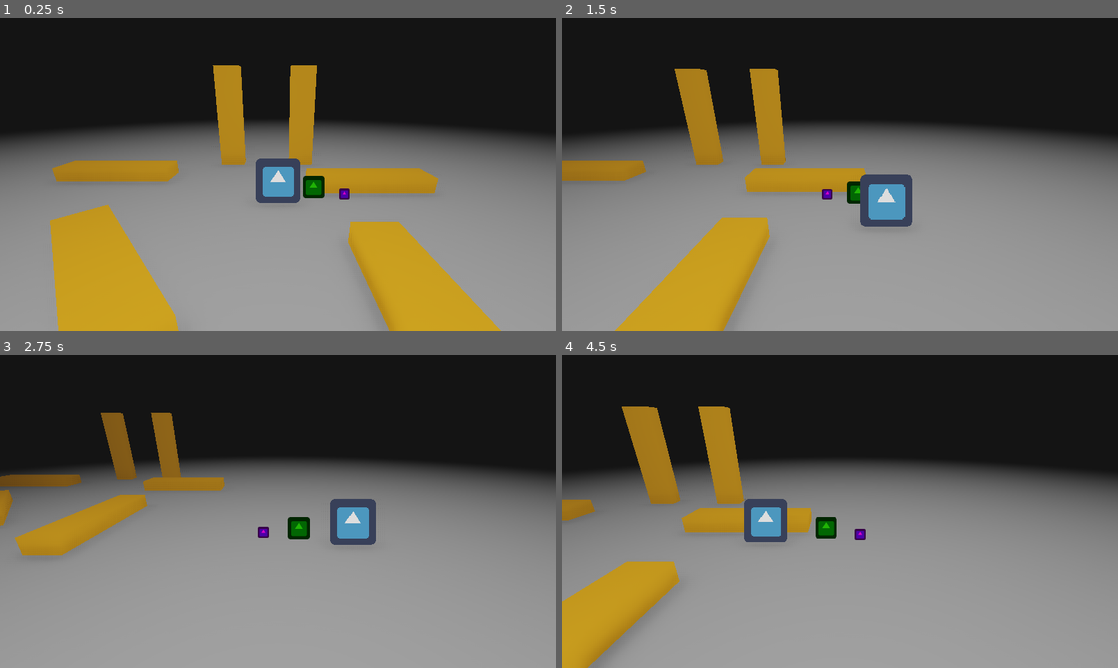
Above: before the commit, frames 1-4 (two rows, left to right).
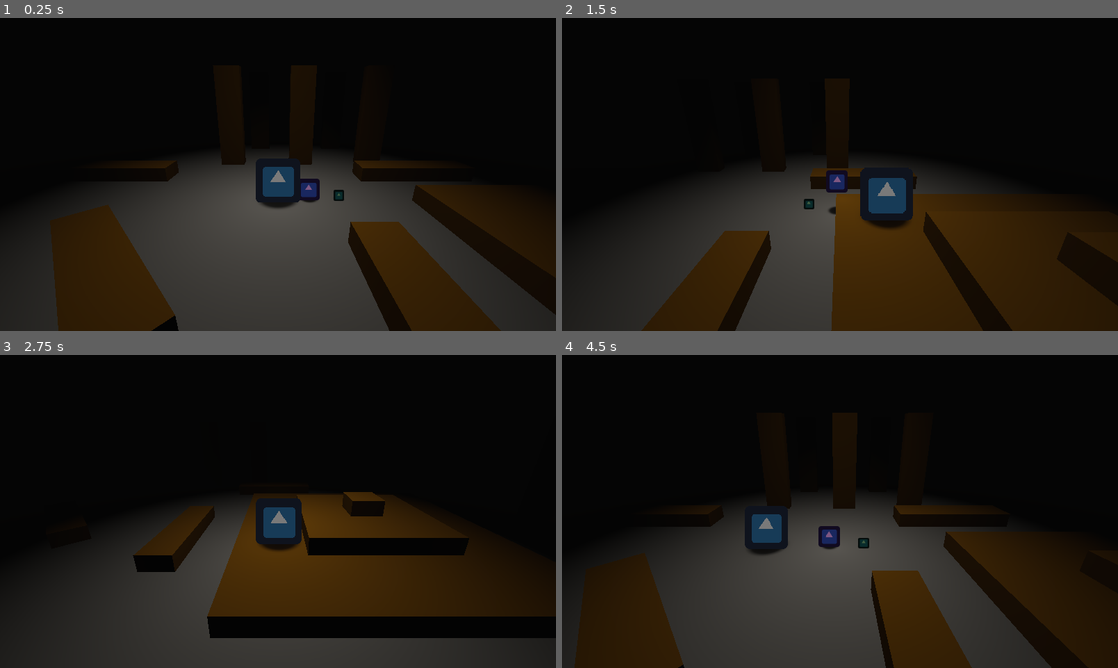
Above: after the commit, the same moments.

Repository: sundowns/github-gameoff-2021
Game: Godot game, scene res://Game.tscn
The game is run twice, just before and just after one commit, with the same random seed, the same clock (stepped at 60 frames per second) and the same inputs. The engine's default icon, where the game draws it, is replaced by a stand-in: a white triangle on a blue panel in a dark square.
Inputs:
- Up to frame 1 (0.25 s): no input
- Up to frame 2 (1.5 s): tap Enter at 0.5 s; hold Right (ui_right) 0.53-1.28 s; tap Space (jump) at 0.77 s; hold Down (ui_down) from 1.28 s (still down)
- Up to frame 3 (2.75 s): tap Space (jump) at 1.52 s; release Down (ui_down) at 2.03 s; hold Right (ui_right) from 2.03 s (still down)
- Up to frame 4 (4.5 s): release Right (ui_right) at 2.78 s; hold Up (ui_up) 2.78-3.53 s; tap Space (jump) at 3.02, 3.77 s; hold Left (ui_left) from 3.53 s (still down)

The runs differ from the first frame. In frame 1, 67% of the frame differs, in the area x 0-100%, y 15-100%; in frame 2, 67%; in frame 3, 67%; in frame 4, 67%.

Commit message:
companions, offset followers (script to follow an entity), shadows, some lighting

Diff:
--- a/Game.tscn
+++ b/Game.tscn
@@ -1,18 +1,40 @@
-[gd_scene load_steps=10 format=2]
+[gd_scene load_steps=17 format=2]
 
 [ext_resource path="res://player/Player.tscn" type="PackedScene" id=1]
 [ext_resource path="res://world/Wall.tscn" type="PackedScene" id=2]
 [ext_resource path="res://world/game_world_environment.tres" type="Environment" id=3]
-[ext_resource path="res://Camera.gd" type="Script" id=4]
+[ext_resource path="res://entities/OffsetFollower.gd" type="Script" id=4]
 [ext_resource path="res://world/Floor.tscn" type="PackedScene" id=5]
 [ext_resource path="res://entities/TinyTimmy.tscn" type="PackedScene" id=6]
 [ext_resource path="res://entities/LilJimmy.tscn" type="PackedScene" id=7]
 
-[sub_resource type="BoxShape" id=4]
+[sub_resource type="BoxShape" id=1]
 extents = Vector3( 100, 40, 1 )
 
-[sub_resource type="PlaneMesh" id=5]
+[sub_resource type="PlaneMesh" id=2]
 size = Vector2( 5000, 150 )
+
+[sub_resource type="CubeMesh" id=3]
+size = Vector3( 8, 0.5, 8 )
+
+[sub_resource type="SpatialMaterial" id=4]
+vertex_color_use_as_albedo = true
+albedo_color = Color( 1, 0.705882, 0.14902, 1 )
+
+[sub_resource type="BoxShape" id=6]
+extents = Vector3( 4, 0.25, 4 )
+
+[sub_resource type="CubeMesh" id=9]
+size = Vector3( 4, 0.5, 4 )
+
+[sub_resource type="BoxShape" id=8]
+extents = Vector3( 2, 0.25, 2 )
+
+[sub_resource type="CubeMesh" id=7]
+size = Vector3( 1, 0.5, 1 )
+
+[sub_resource type="BoxShape" id=10]
+extents = Vector3( 0.5, 0.25, 0.5 )
 
 [node name="World" type="Spatial"]
 
@@ -39,6 +61,20 @@
 transform = Transform( 1, 0, 0, 0, 1, 0, 0, 0, 1, 2, 0, 0 )
 follow_target_path = NodePath("../Player")
 
+[node name="Lights" type="Node" parent="."]
+
+[node name="SpotLight" type="SpotLight" parent="Lights"]
+transform = Transform( 1, 0, 0, 0, -4.37114e-08, 1, 0, -1, -4.37114e-08, 0, 15, 0 )
+light_color = Color( 1, 0.972549, 0.92549, 1 )
+spot_range = 36.8
+spot_attenuation = 4.14104
+spot_angle = 27.7
+spot_angle_attenuation = 0.353553
+script = ExtResource( 4 )
+follow_target_path = NodePath("../../Entities/Player")
+smooth_speed = 3.0
+offset = Vector3( 0, 15, 0 )
+
 [node name="StaticObjects" type="Spatial" parent="."]
 
 [node name="Floor" parent="StaticObjects" instance=ExtResource( 5 )]
@@ -59,18 +95,18 @@
 }
 
 [node name="CollisionShape" type="CollisionShape" parent="StaticObjects/FrontWall"]
-shape = SubResource( 4 )
+shape = SubResource( 1 )
 
 [node name="Background" type="MeshInstance" parent="StaticObjects"]
 transform = Transform( 1, 0, 0, 0, -4.37114e-08, -1, 0, 1, -4.37114e-08, 0, 0, -52 )
-mesh = SubResource( 5 )
+mesh = SubResource( 2 )
 material/0 = null
 __meta__ = {
 "_edit_lock_": true
 }
 
 [node name="Wall" parent="StaticObjects" instance=ExtResource( 2 )]
-transform = Transform( 1, 0, 0, 0, 1, 0, 0, 0, 1, 3, 0, -1 )
+transform = Transform( 1, 0, 0, 0, 1, 0, 0, 0, 1, 5, 0, -2 )
 
 [node name="Wall5" parent="StaticObjects" instance=ExtResource( 2 )]
 transform = Transform( 1.91069e-15, 4.37114e-08, 1, 1, -4.37114e-08, 0, 4.37114e-08, 1, -4.37114e-08, -2, 2, -4 )
@@ -78,17 +114,65 @@
 [node name="Wall6" parent="StaticObjects" instance=ExtResource( 2 )]
 transform = Transform( 1.91069e-15, 4.37114e-08, 1, 1, -4.37114e-08, 0, 4.37114e-08, 1, -4.37114e-08, 1, 2, -4 )
 
+[node name="Wall8" parent="StaticObjects" instance=ExtResource( 2 )]
+transform = Transform( 1.91069e-15, 4.37114e-08, 1, 1, -4.37114e-08, 0, 4.37114e-08, 1, -4.37114e-08, 4, 2, -4 )
+
+[node name="Wall9" parent="StaticObjects" instance=ExtResource( 2 )]
+transform = Transform( 1.91069e-15, 4.37114e-08, 1, 1, -4.37114e-08, 0, 4.37114e-08, 1, -4.37114e-08, 3, 2, -7 )
+
+[node name="Wall10" parent="StaticObjects" instance=ExtResource( 2 )]
+transform = Transform( 1.91069e-15, 4.37114e-08, 1, 1, -4.37114e-08, 0, 4.37114e-08, 1, -4.37114e-08, -1, 2, -7 )
+
+[node name="Wall11" parent="StaticObjects" instance=ExtResource( 2 )]
+transform = Transform( 1.91069e-15, 4.37114e-08, 1, 1, -4.37114e-08, 0, 4.37114e-08, 1, -4.37114e-08, 16, 2, 2 )
+
 [node name="Wall2" parent="StaticObjects" instance=ExtResource( 2 )]
 transform = Transform( 1, 0, 0, 0, 1, 0, 0, 0, 1, -6, 0, -2 )
-
-[node name="Wall7" parent="StaticObjects" instance=ExtResource( 2 )]
-transform = Transform( -0.965926, -0.258819, -8.44439e-08, -0.258819, 0.965926, 2.26267e-08, 7.57103e-08, 4.37114e-08, -1, -10, 0, 2 )
-
-[node name="Wall8" parent="StaticObjects" instance=ExtResource( 2 )]
-transform = Transform( -0.965926, -0.258819, -8.44439e-08, -0.258819, 0.965926, 2.26267e-08, 7.57103e-08, 4.37114e-08, -1, -10, 0, 1 )
 
 [node name="Wall3" parent="StaticObjects" instance=ExtResource( 2 )]
 transform = Transform( -0.707107, 0, 0.707107, 0, 1, 0, -0.707107, 0, -0.707107, -3, 0, 3 )
 
+[node name="Wall12" parent="StaticObjects" instance=ExtResource( 2 )]
+transform = Transform( -0.707107, 0, 0.707107, 0, 1, 0, -0.707107, 0, -0.707107, 7, 0, 13 )
+
 [node name="Wall4" parent="StaticObjects" instance=ExtResource( 2 )]
 transform = Transform( -5.96046e-08, 0, 1, 0, 1, 0, -1, 0, -5.96046e-08, 2, 0, 4 )
+
+[node name="Wall7" type="StaticBody" parent="StaticObjects"]
+transform = Transform( -5.96046e-08, 0, 1, 0, 1, 0, -1, 0, -5.96046e-08, 8, 0, 4 )
+collision_mask = 0
+
+[node name="MeshInstance" type="MeshInstance" parent="StaticObjects/Wall7"]
+transform = Transform( 1, 0, 0, 0, 1, 0, 0, 0, 1, 0, 0.25, 0 )
+mesh = SubResource( 3 )
+material/0 = SubResource( 4 )
+
+[node name="CollisionShape" type="CollisionShape" parent="StaticObjects/Wall7"]
+transform = Transform( 1, 0, 0, 0, 1, 0, 0, 0, 1, 0, 0.25, 0 )
+shape = SubResource( 6 )
+
+[node name="Wall13" type="StaticBody" parent="StaticObjects"]
+transform = Transform( -5.96046e-08, 0, 1, 0, 1, 0, -1, 0, -5.96046e-08, 8, 0.5, 4 )
+collision_mask = 0
+
+[node name="MeshInstance" type="MeshInstance" parent="StaticObjects/Wall13"]
+transform = Transform( 1, 0, 0, 0, 1, 0, 0, 0, 1, 0, 0.25, 0 )
+mesh = SubResource( 9 )
+material/0 = SubResource( 4 )
+
+[node name="CollisionShape" type="CollisionShape" parent="StaticObjects/Wall13"]
+transform = Transform( 1, 0, 0, 0, 1, 0, 0, 0, 1, 0, 0.25, 0 )
+shape = SubResource( 8 )
+
+[node name="Wall14" type="StaticBody" parent="StaticObjects"]
+transform = Transform( -5.96046e-08, 0, 1, 0, 1, 0, -1, 0, -5.96046e-08, 8, 1, 4 )
+collision_mask = 0
+
+[node name="MeshInstance" type="MeshInstance" parent="StaticObjects/Wall14"]
+transform = Transform( 1, 0, 0, 0, 1, 0, 0, 0, 1, 0, 0.25, 0 )
+mesh = SubResource( 7 )
+material/0 = SubResource( 4 )
+
+[node name="CollisionShape" type="CollisionShape" parent="StaticObjects/Wall14"]
+transform = Transform( 1, 0, 0, 0, 1, 0, 0, 0, 1, 0, 0.25, 0 )
+shape = SubResource( 10 )
--- a/entities/Companion.gd
+++ b/entities/Companion.gd
@@ -30,7 +30,7 @@
 	if not is_on_floor():
 		velocity_y -= gravity * delta
 	if follow_target and is_following:
-		look_at(Vector3(follow_target.global_transform.origin.x, 0.5, follow_target.global_transform.origin.z), FLOOR_NORMAL)
+		look_at(Vector3(follow_target.global_transform.origin.x, global_transform.origin.y, follow_target.global_transform.origin.z), FLOOR_NORMAL)
 		move_to_target(delta)
 	if is_on_floor() or is_on_ceiling():
 		velocity_y = 0.0
--- a/entities/Companion.tscn
+++ b/entities/Companion.tscn
@@ -1,7 +1,8 @@
-[gd_scene load_steps=4 format=2]
+[gd_scene load_steps=5 format=2]
 
 [ext_resource path="res://entities/Companion.gd" type="Script" id=1]
 [ext_resource path="res://icon.png" type="Texture" id=2]
+[ext_resource path="res://entities/components/Shadow.tscn" type="PackedScene" id=3]
 
 [sub_resource type="BoxShape" id=1]
 extents = Vector3( 0.35, 0.25, 0.3 )
@@ -29,3 +30,6 @@
 transform = Transform( 1, 0, 0, 0, 1, 0, 0, 0, 1, 0, 0.255799, 0 )
 enabled = true
 cast_to = Vector3( 0, 0, -0.5 )
+
+[node name="Shadow" parent="." instance=ExtResource( 3 )]
+transform = Transform( 0.5, 0, 0, 0, -2.18557e-08, -1, 0, 0.5, -4.37114e-08, 0, 0, 0 )
--- a/entities/LilJimmy.tscn
+++ b/entities/LilJimmy.tscn
@@ -6,4 +6,7 @@
 follow_target_path = NodePath("../Companion/Player")
 
 [node name="Sprite3D" parent="." index="1"]
-modulate = Color( 0.129412, 0.682353, 0.027451, 1 )
+modulate = Color( 0.45098, 0.313726, 0.462745, 1 )
+
+[node name="Shadow" parent="." index="4"]
+transform = Transform( 0.15, 0, 0, 0, -6.55671e-09, -1, 0, 0.15, -4.37114e-08, 0, 0, 0 )
--- a/Camera.gd
+++ b/entities/OffsetFollower.gd
@@ -1,14 +1,16 @@
-extends Camera
+extends Spatial
+class_name OffsetFollower
 
 # Extended from https://github.com/AhmedHamdi1234/Smooth-Camera-Follow-Godot-Demo/blob/main/Scripts/Camera_Follow.gd
 
-export var follow_target_path: NodePath = "Player"
+export(NodePath) var follow_target_path: NodePath = "Player"
 onready var target: Node
 export var smooth_speed: float
 export var offset: Vector3
 
 func _ready():
 	set_follow_target(get_node(follow_target_path))
+	print(target)
 
 func set_follow_target(_target: Node):
 	target = _target
--- a/entities/TinyTimmy.tscn
+++ b/entities/TinyTimmy.tscn
@@ -6,7 +6,6 @@
 extents = Vector3( 0.175, 0.225, 0.175 )
 
 [node name="TinyTimmy" instance=ExtResource( 1 )]
-collision_layer = 4
 follow_target_path = NodePath("../Companion/Player")
 
 [node name="CollisionShape" parent="." index="0"]
@@ -15,5 +14,8 @@
 
 [node name="Sprite3D" parent="." index="1"]
 transform = Transform( 1, 0, 0, 0, 1, 0, 0, 0, 1, 0, 0.15, 0 )
-modulate = Color( 1, 0, 0.843137, 1 )
+modulate = Color( 0.25098, 0.341176, 0.243137, 1 )
 pixel_size = 0.005
+
+[node name="Shadow" parent="." index="4"]
+transform = Transform( 0.08, 0, 0, 0, -3.49691e-09, -1, 0, 0.08, -4.37114e-08, 0, 0, 0 )
--- /dev/null
+++ b/entities/components/Shadow.tscn
@@ -0,0 +1,17 @@
+[gd_scene load_steps=3 format=2]
+
+[ext_resource path="res://sprites/shadow.png" type="Texture" id=1]
+[ext_resource path="res://player/Shadow.gd" type="Script" id=2]
+
+[node name="Shadow" type="Sprite3D"]
+transform = Transform( 1, 0, 0, 0, -4.37114e-08, -1, 0, 1, -4.37114e-08, 0, 0, 0 )
+cast_shadow = 0
+shaded = true
+alpha_cut = 2
+texture = ExtResource( 1 )
+script = ExtResource( 2 )
+
+[node name="RayCast" type="RayCast" parent="."]
+transform = Transform( 1, 0, 0, 0, 1, 0, 0, 0, 1, 0, -5.51025e-08, -1.2606 )
+enabled = true
+cast_to = Vector3( 0, 0, 100 )
--- a/player/Player.tscn
+++ b/player/Player.tscn
@@ -1,7 +1,8 @@
-[gd_scene load_steps=4 format=2]
+[gd_scene load_steps=5 format=2]
 
 [ext_resource path="res://icon.png" type="Texture" id=1]
 [ext_resource path="res://player/Player.gd" type="Script" id=2]
+[ext_resource path="res://entities/components/Shadow.tscn" type="PackedScene" id=3]
 
 [sub_resource type="BoxShape" id=1]
 extents = Vector3( 0.75, 0.4, 0.5 )
@@ -15,8 +16,12 @@
 shape = SubResource( 1 )
 
 [node name="Sprite3D" type="Sprite3D" parent="."]
-transform = Transform( 0.707107, -0.241845, 0.664463, 0, 0.939693, 0.34202, -0.707107, -0.241845, 0.664463, 1.19209e-07, 0.616814, 1.19209e-07 )
+transform = Transform( 0.707107, -0.241845, 0.664463, 0, 0.939693, 0.34202, -0.707107, -0.241845, 0.664463, 0, 0.632, 0 )
+modulate = Color( 0.431373, 0.431373, 0.431373, 1 )
 pixel_size = 0.02
 billboard = 1
 alpha_cut = 2
 texture = ExtResource( 1 )
+
+[node name="Shadow" parent="." instance=ExtResource( 3 )]
+pixel_size = 0.0034
--- /dev/null
+++ b/player/Shadow.gd
@@ -0,0 +1,9 @@
+extends Sprite3D
+
+onready var raycast: RayCast = $RayCast
+
+const vertical_offset = 0.05
+
+func _physics_process(delta: float) -> void:
+	if raycast.is_colliding():
+		global_transform.origin.y = raycast.get_collision_point().y + vertical_offset
--- a/project.godot
+++ b/project.godot
@@ -44,6 +44,11 @@
 "language": "GDScript",
 "path": "res://addons/dialogic/Other/DialogicUtil.gd"
 }, {
+"base": "Spatial",
+"class": "OffsetFollower",
+"language": "GDScript",
+"path": "res://entities/OffsetFollower.gd"
+}, {
 "base": "KinematicBody",
 "class": "Player",
 "language": "GDScript",
@@ -57,6 +62,7 @@
 "DialogicDefinitionsUtil": "",
 "DialogicResources": "",
 "DialogicUtil": "",
+"OffsetFollower": "",
 "Player": ""
 }
 
--- a/world/Floor.tscn
+++ b/world/Floor.tscn
@@ -7,7 +7,6 @@
 size = Vector3( 200, 2, 60 )
 
 [sub_resource type="SpatialMaterial" id=3]
-albedo_color = Color( 0.701961, 0.701961, 0.701961, 1 )
 
 [node name="Floor" type="StaticBody"]
 transform = Transform( 1, 0, 0, 0, 1, 0, 0, 0, 1, 0, -1, 0 )
--- a/world/game_world_environment.tres
+++ b/world/game_world_environment.tres
@@ -1,9 +1,10 @@
 [gd_resource type="Environment" format=2]
 
 [resource]
-ambient_light_color = Color( 0.862745, 0.862745, 0.862745, 1 )
+ambient_light_color = Color( 0.0352941, 0.0470588, 0.0235294, 1 )
+ambient_light_energy = 0.02
 fog_enabled = true
-fog_color = Color( 0.0862745, 0.0862745, 0.0862745, 1 )
+fog_color = Color( 0.0273438, 0.0269165, 0.0269165, 1 )
 fog_depth_begin = 3.0
 fog_depth_end = 30.0
 fog_depth_curve = 0.482968
Not shown: 1 places in Game.tscn that only renumber resources
Binary file added: sprites/shadow.png
Not shown, added: sprites/shadow.png.import
Not shown, added: sprites/shadow.tif
